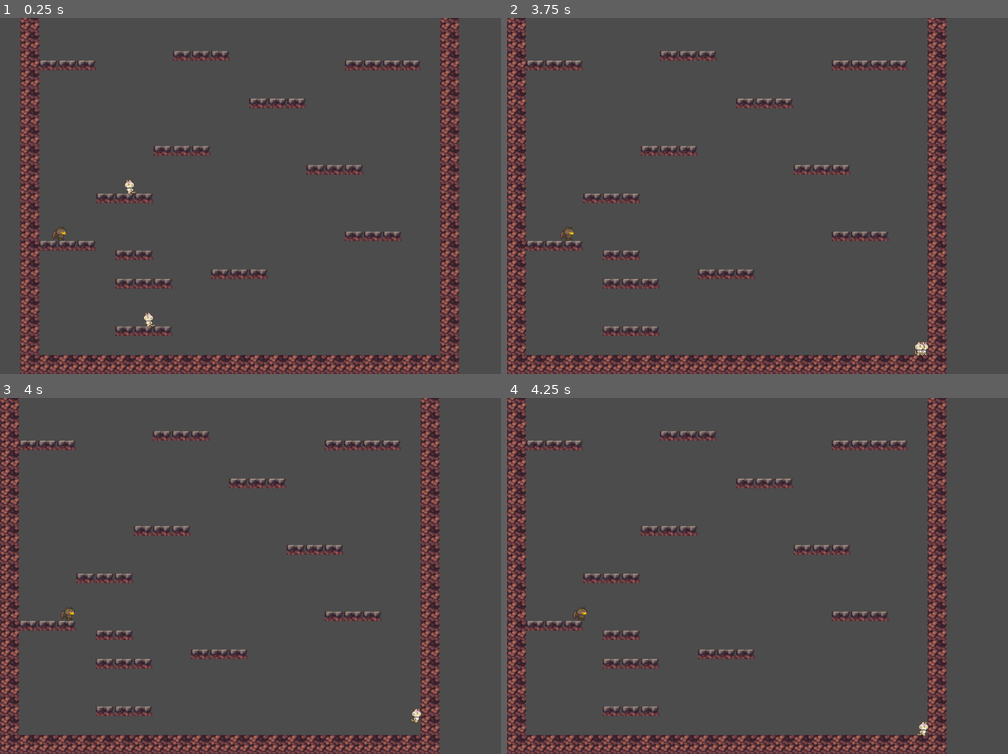
Above: before the commit, frames 1-4 (two rows, left to right).
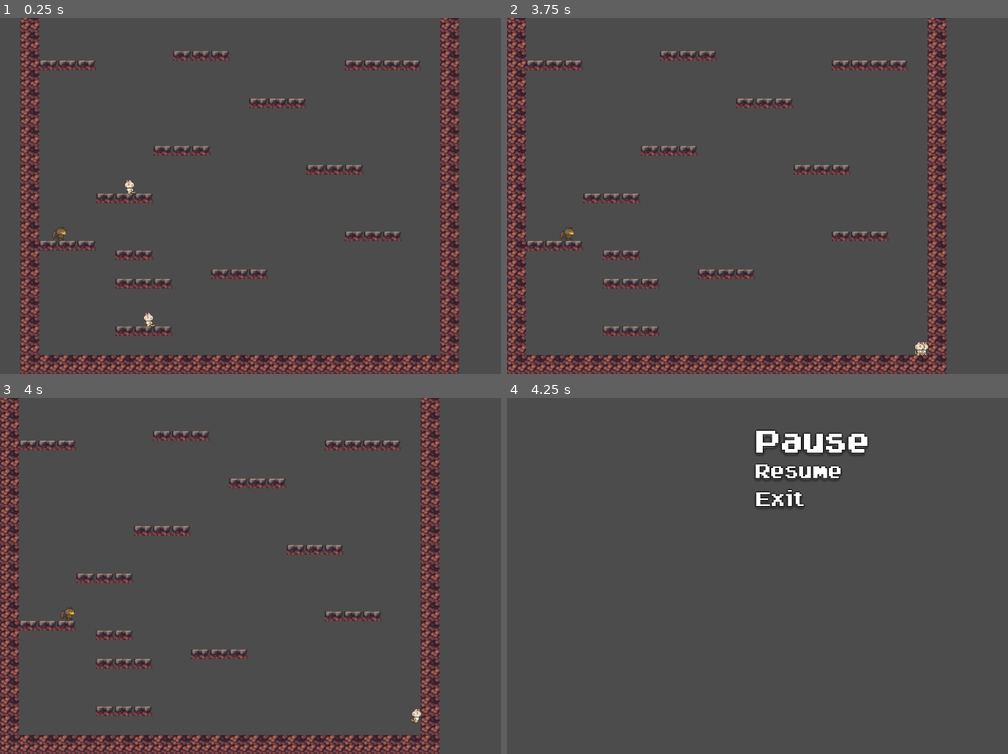
Above: after the commit, the same moments.

Repository: kachen10/jumping_families
Game: Godot game, scene res://src/levels/Level1.tscn
Same seed, same stepped clock (60 frames per second), same inputs: the game is played once before the commit and once after it.
Inputs:
- Up to frame 1 (0.25 s): no input
- Up to frame 2 (3.75 s): hold D (move_right) 0.53-2.03 s; tap W (jump) at 0.77, 1.52, 3.02 s; hold A (move_left) 2.03-2.78 s; hold D (move_right) from 2.78 s (still down)
- Up to frame 3 (4 s): keep holding D (move_right); tap W (jump) at 3.77 s
- Up to frame 4 (4.25 s): keep holding D (move_right); tap P (pause) at 4.15 s

Frames 1-3 are identical in both runs. In frame 4, 16% of the frame differs, in the area x 0-88%, y 0-100%.

Commit message:
Connect to pause menu

Diff:
--- a/jumping_families/src/levels/Pause.gd
+++ b/jumping_families/src/levels/Pause.gd
@@ -4,4 +4,4 @@
 	if event.is_action_pressed("pause"):
 		var new_pause_state = not get_tree().paused;
 		get_tree().paused = new_pause_state
-		visible = new_pause_state
+		get_tree().change_scene("res://src/title_screen/PauseMenu.tscn")
--- a/jumping_families/src/title_screen/PauseMenu.gd
+++ b/jumping_families/src/title_screen/PauseMenu.gd
@@ -3,18 +3,22 @@
 # Called when the node enters the scene tree for the first time.
 func _ready():
 	$MarginContainer/VBoxContainer/VBoxContainer/Resume.grab_focus()
-	pass # Replace with function body.
+
 
 func _physics_process(delta):
 	if $MarginContainer/VBoxContainer/VBoxContainer/Resume.is_hovered():
+		get_tree().get_current_scene().get_name()
 		$MarginContainer/VBoxContainer/VBoxContainer/Resume.grab_focus()
 	if $MarginContainer/VBoxContainer/VBoxContainer/Exit.is_hovered():
+		get_tree().get_current_scene().get_name()
 		$MarginContainer/VBoxContainer/VBoxContainer/Exit.grab_focus()
 
-
 func _on_Resume_pressed():
+	print("resume pressed")
 	get_tree().change_scene("res://src/levels/Level1.tscn")
 
 
 func _on_Exit_pressed():
+	print(get_tree().get_current_scene().get_name())
+	print("exit pressed")
 	get_tree().quit()
